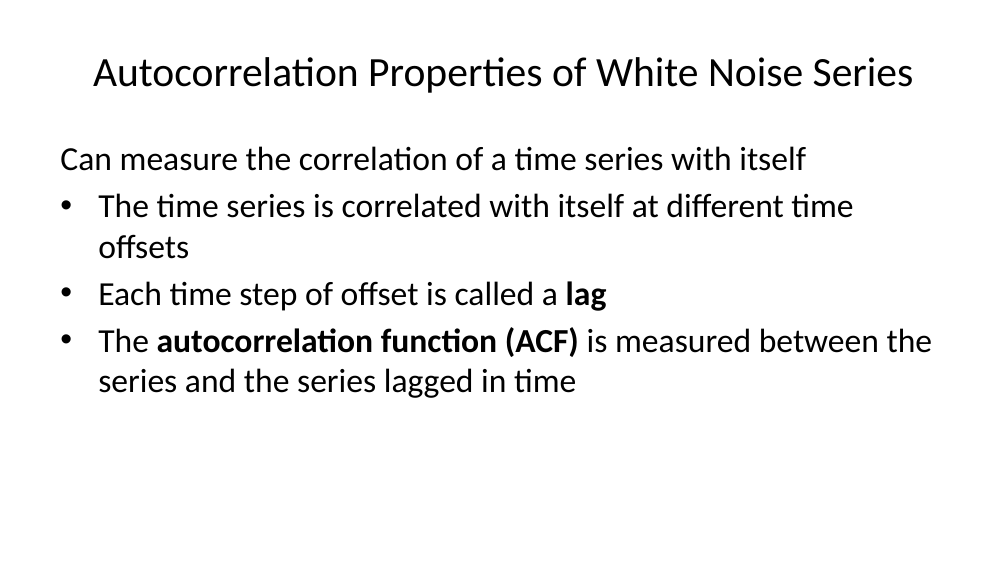
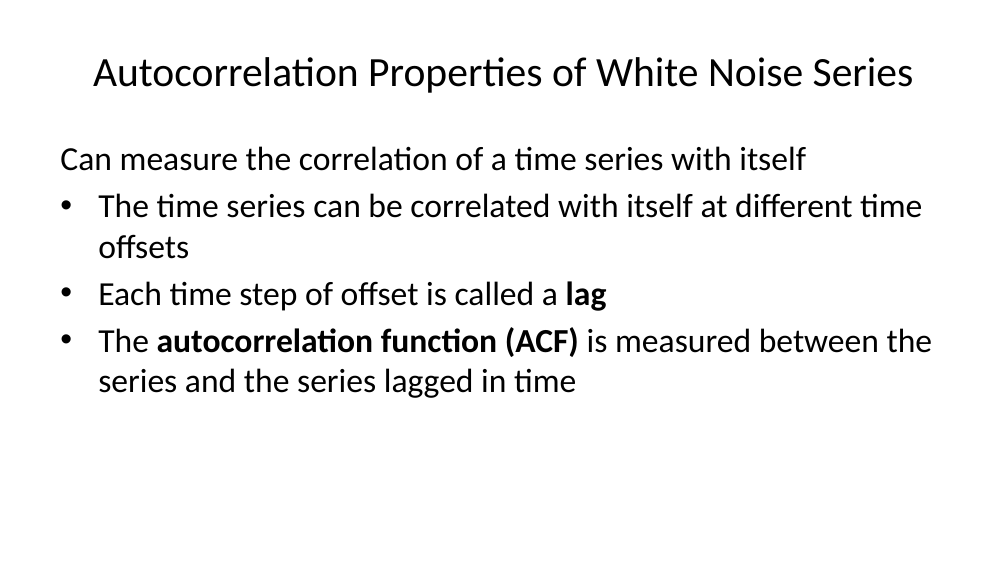
Before and after one commit to StephenElston/CSCI-E-83, a slide deck: slide 21 of LectureSlides/11_PropertiesOfTimeSeries.pptx (slide 20 before the commit). Drawn at 1008x567 pixels with LibreOffice and Linux fonts; fonts in the diff are those of the drawing. Boxes give left, top, right and bottom in pixels: in the first picture for what was removed or moved away, otherwise in the second. Text is boxed around its words. In the diff, an @@ line names an element or a change of style, - is before the commit and + after.

```diff
--- a/LectureSlides/11_PropertiesOfTimeSeries.pptx
+++ b/LectureSlides/11_PropertiesOfTimeSeries.pptx
@@ text at (98,193,922,259): text changed @@
-• The time series is correlated with itself at different time offsets
+• The time series can be correlated with itself at different time offsets
```
Also in this commit, not shown: 12 other slides changed, 2 slides added.
